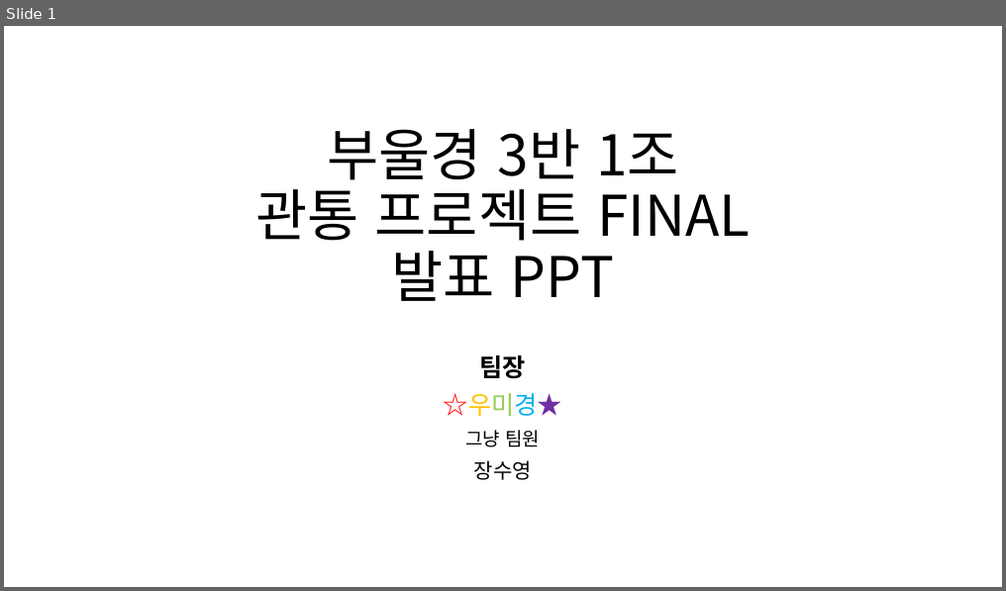
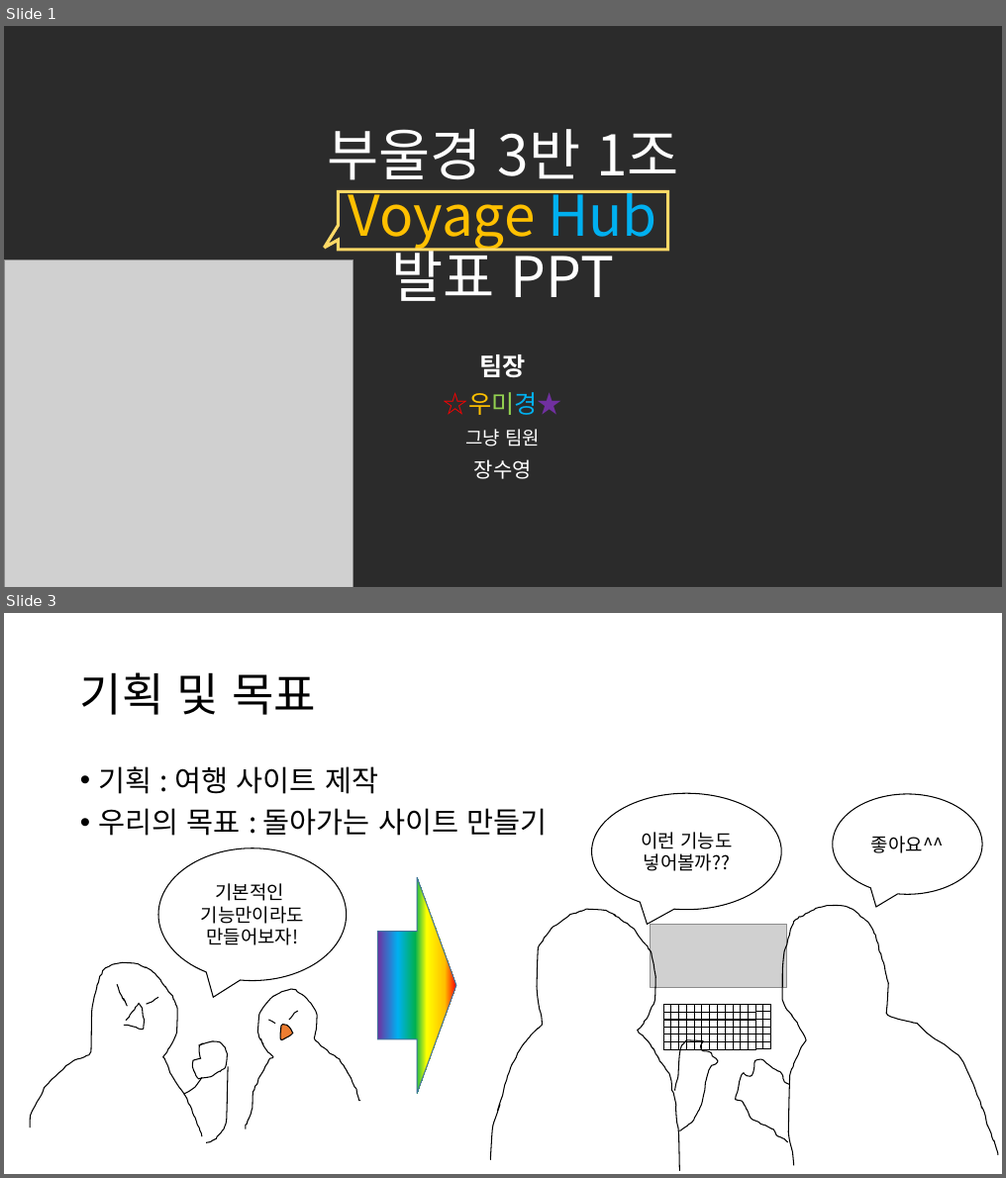
Before and after one commit to Grat3Su/EnjoyTrip, a slide deck: 부울경 3반 1조.pptx. Shown one above the other, each under a label of ours: slide 1 before the commit, slides 1 and 3 after it; the slides between them are not shown. The pictures are 1006x591 and 1006x1178 pixels, drawn with LibreOffice and Linux fonts; fonts in the diff are those of the drawing; grey boxes stand for pictures; background and template pictures are left out; a plain dark background stands for a picture behind light text. Boxes give left, top, right and bottom in pixels: in the first picture for what was removed or moved away, otherwise in the second. Text is boxed around its words. In the diff, an @@ line names an element or a change of style, - is before the commit and + after.

```diff
--- a/부울경 3반 1조.pptx
+++ b/부울경 3반 1조.pptx
@@ slide 3 added at <box>4,613,1002,1174</box>, background #FFFFFF @@
@@ title added at <box>80,672,316,715</box>, 44 pt, text #000000 @@
+기획 및 목표
@@ text added at <box>99,766,547,836</box>, 28 pt, text #000000 @@
+• 기획 : 여행 사이트 제작
+• 우리의 목표 : 돌아가는 사이트 만들기
@@ speech bubble added at <box>592,793,782,909</box>, fill #FFFFFF, outline #000000 1 pt, 18 pt, text #000000 @@
+이런 기능도 넣어볼까??
@@ speech bubble added at <box>833,794,982,894</box>, fill #FFFFFF, outline #000000 1 pt, 18 pt, text #000000 @@
+좋아요^^
@@ speech bubble added at <box>158,849,347,981</box>, fill #FFFFFF, outline #000000 1 pt, 18 pt, text #000000 @@
+기본적인
+기능만이라도
+만들어보자!
@@ right arrow added at <box>377,877,456,1093</box>, fill gradient #7030A0 to #00B0F0 to #00B050 to #FFFF00 to #FFC000 to #FF0000, outline #43739E 1 pt @@
@@ freeform shape added at <box>491,909,680,1171</box>, outline #000000 1 pt @@
@@ freeform shape added at <box>782,906,998,1166</box>, outline #000000 1 pt @@
@@ picture added at <box>650,925,787,988</box> @@
@@ freeform shape added at <box>30,962,202,1137</box>, outline #000000 1 pt @@
@@ freeform shape added at <box>117,984,128,1006</box>, outline #000000 1 pt @@
@@ freeform shape added at <box>147,998,158,1004</box>, outline #000000 1 pt @@
@@ freeform shape added at <box>257,989,360,1101</box>, outline #000000 1 pt @@
@@ freeform shape added at <box>124,1004,144,1030</box>, outline #000000 1 pt @@
@@ freeform shape added at <box>269,1020,275,1024</box>, outline #000000 1 pt @@
@@ freeform shape added at <box>280,1025,293,1041</box>, fill #ED7D31, outline #000000 1 pt @@
@@ freeform shape added at <box>289,1011,298,1020</box>, outline #000000 1 pt @@
@@ group added at <box>663,1004,770,1028</box>: 42 rectangles @@
@@ freeform shape added at <box>193,1042,227,1079</box>, outline #000000 1 pt @@
@@ freeform shape added at <box>675,1041,718,1131</box>, outline #000000 1 pt @@
@@ group added at <box>663,1027,770,1050</box>: 42 rectangles @@
@@ freeform shape added at <box>183,1078,202,1094</box>, outline #000000 1 pt @@
@@ freeform shape added at <box>206,1066,228,1143</box>, outline #000000 1 pt @@
@@ freeform shape added at <box>246,1059,273,1130</box>, outline #000000 1 pt @@
@@ freeform shape added at <box>736,1059,790,1143</box>, outline #000000 1 pt @@
@@ slide 1 changed as well @@
@@ background #FFFFFF to picture (left out) @@
@@ title at <box>327,129,679,301</box>: text changed; text colour #000000 to #FFFFFF @@
-부울경 3반 1조
-관통 프로젝트 FINAL
-발표 PPT
+부울경 3반 1조
+Voyage Hub
+발표 PPT
@@ speech box added at <box>338,191,668,249</box>, outline #FFD966 3 pt @@
@@ picture added at <box>4,261,352,587</box> @@
@@ triangle added at <box>4,350,262,586</box>, fill #FFFFFF, outline #FFFFFF 1 pt @@
@@ subtitle at <box>466,355,541,479</box>: text colour #000000 to #FFFFFF in "팀장", "그냥 팀원", "장수영" @@
```
Also in this commit, not shown: 5 other slides changed, 8 other slides added, 2 slides removed, 5 other files.
